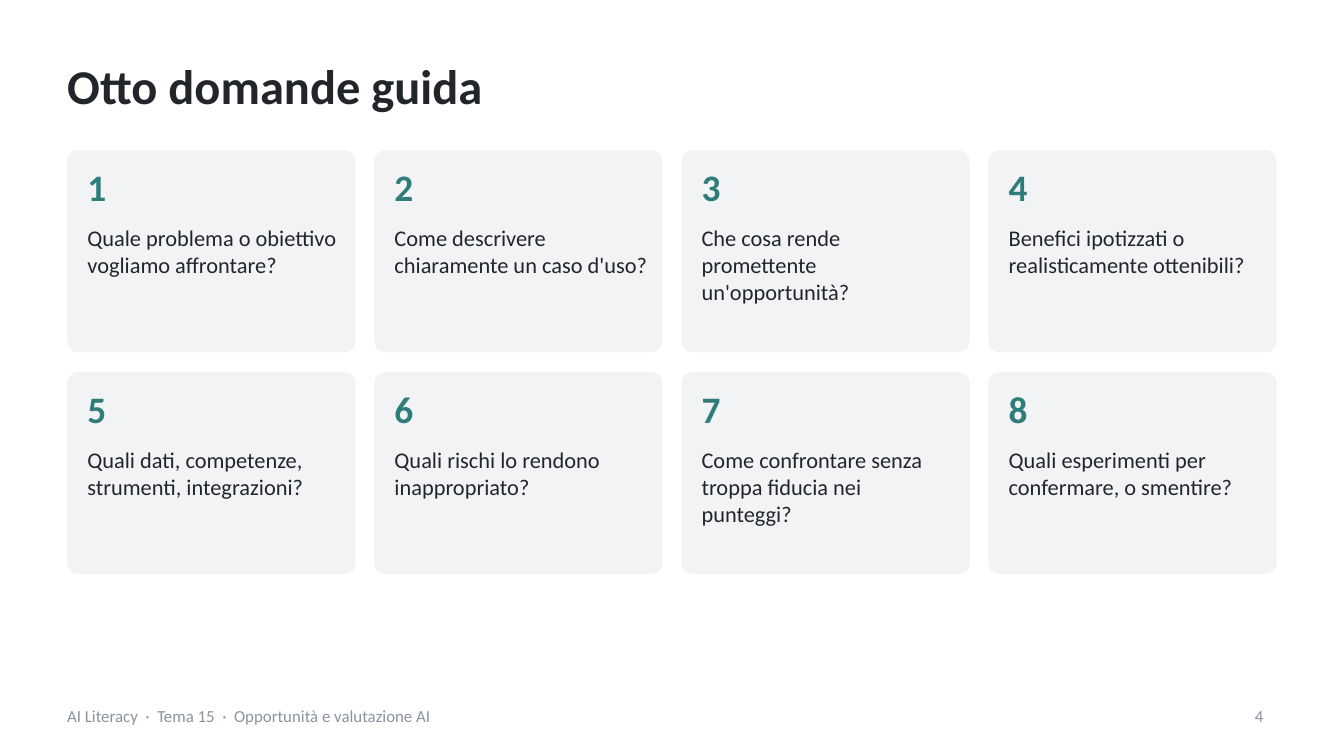
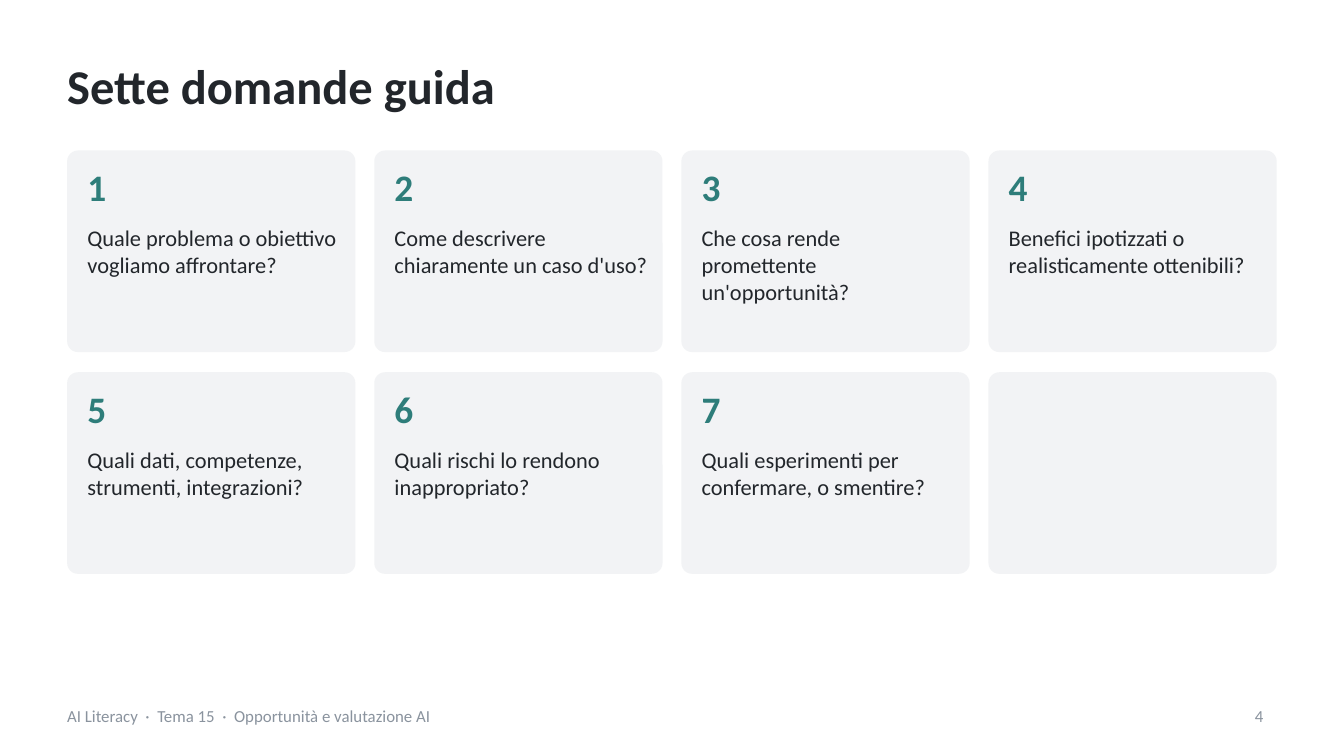
Before and after one commit to NetAi-IT/Formazione-AI-Literacy-Official, a slide deck: slide 4 of Base/Tema15_Opportunita_valutazione_AI.pptx. Drawn at 1344x756 pixels with LibreOffice and Linux fonts; fonts in the diff are those of the drawing. Boxes give left, top, right and bottom in pixels: in the first picture for what was removed or moved away, otherwise in the second. Text is boxed around its words. In the diff, an @@ line names an element or a change of style, - is before the commit and + after.

```diff
--- a/Base/Tema15_Opportunita_valutazione_AI.pptx
+++ b/Base/Tema15_Opportunita_valutazione_AI.pptx
@@ title at [67,70,495,113]: text changed @@
-Otto domande guida
+Sette domande guida
@@ text removed at [1009,397,1028,424] @@
-8
@@ text at [702,452,925,498]: text changed @@
-Come confrontare senza troppa fiducia nei punteggi?
+Quali esperimenti per confermare, o smentire?
@@ text removed at [1009,452,1232,498] @@
-Quali esperimenti per confermare, o smentire?
```
Also in this commit, not shown: 26 other slides changed, 9 other files.
